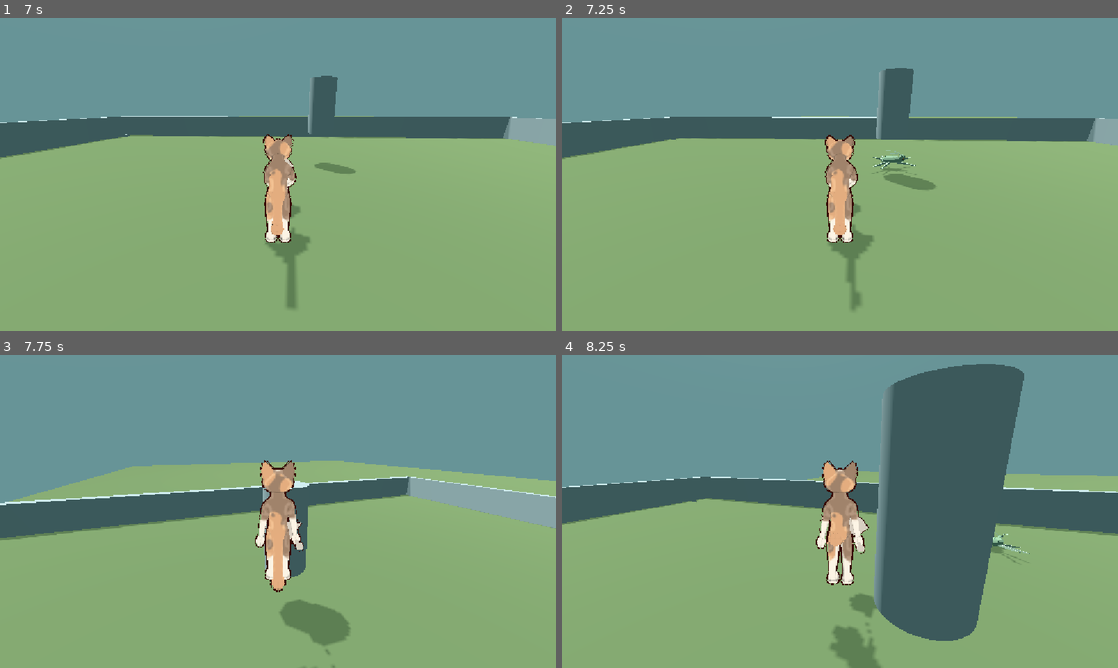
Above: before the commit, frames 1-4 (two rows, left to right).
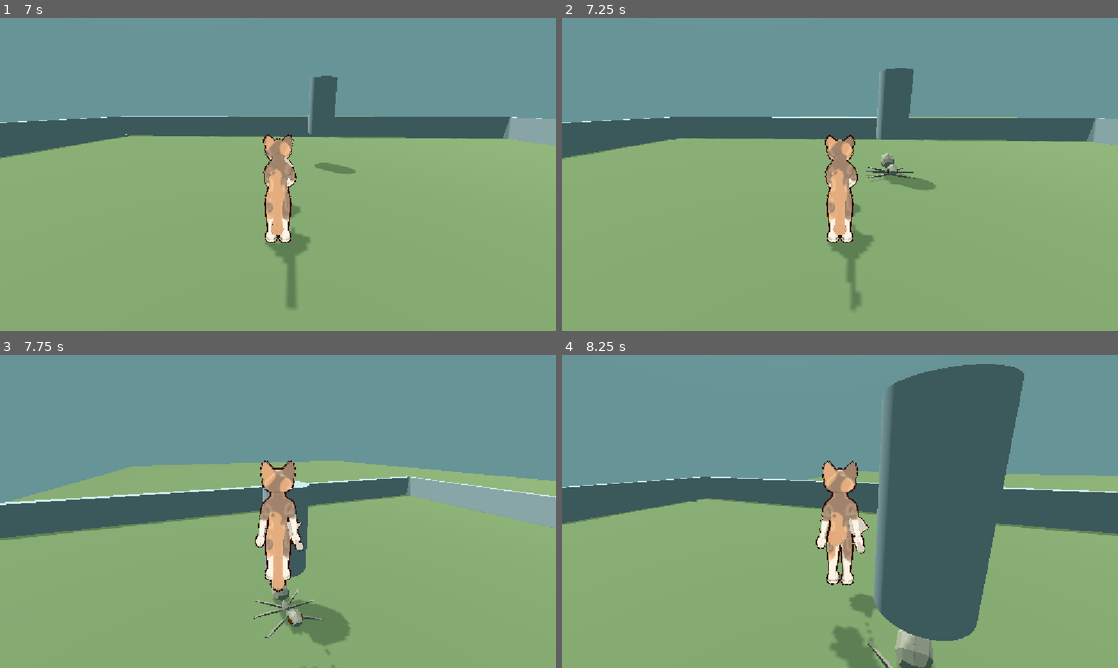
Above: after the commit, the same moments.

Repository: LaurenZeigler/Bug-Catcher
Game: Godot game, scene res://assets/_Scenes/Prototyping/Playground.tscn
The game is run twice, just before and just after one commit, with the same random seed, the same clock (stepped at 60 frames per second) and the same inputs.
Inputs (mouse positions are in pixels of both pictures, inside the frame that each line leads up to):
- Up to frame 1 (7 s): move the mouse to (272, 180) at 0.52 s; hold Ctrl (sneak) 0.53-1.28 s; hold W (move_up) 0.53-2.78 s; tap Space (jump) at 0.77, 1.52, 3.02, 3.77, 4.52, 6.02, 6.77 s; move the mouse to (316, 177) at 1.27 s; tap Shift (sprint) at 1.35, 5.85 s; move the mouse to (233, 171) at 2.02 s; hold E (use_tool) 2.03-2.78 s; move the mouse to (283, 174) at 2.77 s; hold A (move_left) 2.78-3.53 s; tap Ctrl (sneak) at 2.85 s; move the mouse to (255, 168) at 3.52 s; hold Shift (sprint) 3.53-4.28 s; hold W (move_up) 3.53-5.78 s; move the mouse to (305, 174) at 4.27 s; tap E (use_tool) at 4.35 s; move the mouse to (250, 174) at 5.02 s; hold Ctrl (sneak) 5.03-5.78 s; move the mouse to (289, 168) at 5.77 s; hold D (move_right) 5.78-6.53 s; move the mouse to (272, 180) at 6.52 s; hold W (move_up) from 6.53 s (still down); hold E (use_tool) from 6.53 s (still down)
- Up to frame 2 (7.25 s): keep holding W (move_up); keep holding E (use_tool)
- Up to frame 3 (7.75 s): keep holding W (move_up); move the mouse to (316, 514) at 7.27 s; release E (use_tool) at 7.28 s; tap Ctrl (sneak) at 7.35 s; tap Space (jump) at 7.52 s
- Up to frame 4 (8.25 s): keep holding W (move_up); move the mouse to (795, 508) at 8.02 s; hold Shift (sprint) from 8.03 s (still down)

Frame 1 is identical in both runs. In frame 2, 0.3% of the frame differs, in the area x 54-64%, y 42-54%; in frame 3, 0.5%; in frame 4, 0.7%, in the area x 50-85%, y 56-100%.

Commit message:
coding crashout, will fix wander rotation later

Diff:
--- a/bugc/assets/Bugs/bFunction/bugBehavior.gd
+++ b/bugc/assets/Bugs/bFunction/bugBehavior.gd
@@ -76,14 +76,15 @@
 
 
 func move_toward_target(move_speed):
-	var next_position
+	var next_position = nav_agent.target_position
 	var direction
-	next_position = nav_agent.target_position
 	direction = (next_position - transform.origin).normalized()
 	dir.x = direction.x * move_speed
 	dir.z = direction.z * move_speed
 	if direction.length() > 0:
-		var target_rotation = global_transform.looking_at(next_position).basis
+		#var nepo = Vector3(position.x, next_position.y, position.z) - next_position
+		var target_rotation = (global_transform.looking_at(global_position - next_position).basis)
+		print(target_rotation)
 		global_transform.basis = global_transform.basis.slerp(target_rotation,0.1)
 
 func run_from_target(target):
--- a/bugc/assets/_Scenes/Prototyping/Playground.tscn
+++ b/bugc/assets/_Scenes/Prototyping/Playground.tscn
@@ -6,6 +6,7 @@
 [ext_resource type="PackedScene" uid="uid://c67b40l25ukqc" path="res://assets/_Scenes/Prototyping/whiteboxObjects/whitebox_cube.tscn" id="3_btpeq"]
 [ext_resource type="PackedScene" uid="uid://cywxeqe0fpq6m" path="res://assets/Bugs/bFunction/bug_nest.tscn" id="4_a07t8"]
 [ext_resource type="PackedScene" uid="uid://cj6fdb4g15x4n" path="res://assets/Bugs/bBin/Solitary/aphid/Aphid.tscn" id="4_rk3c5"]
+[ext_resource type="PackedScene" uid="uid://d1hyt5u2fl4c" path="res://assets/Bugs/bBin/Solitary/ant/ant.tscn" id="6_4spru"]
 [ext_resource type="PackedScene" uid="uid://bxitgor7thwjp" path="res://assets/MainCharacter/Inventory/iBin/tools/tFunction/bait_base.tscn" id="6_btpeq"]
 [ext_resource type="PackedScene" uid="uid://c7p8c11v1ovjr" path="res://assets/Bugs/bBin/bugNodeTemplate.tscn" id="8_mxwkx"]
 [ext_resource type="PackedScene" uid="uid://ck32yamv1nkc8" path="res://assets/_Scenes/Prototyping/whiteboxObjects/whitebox_stairs.tscn" id="8_qsoa8"]
@@ -48,16 +49,13 @@
 
 [node name="BugNest" parent="." unique_id=85989814 instance=ExtResource("4_a07t8")]
 transform = Transform3D(1, 0, 0, 0, 1, 0, 0, 0, 1, -12.282652, 1.2991986, -35.510014)
-items = Array[PackedScene]([ExtResource("4_rk3c5")])
+items = Array[PackedScene]([ExtResource("4_rk3c5"), ExtResource("6_4spru"), ExtResource("8_mxwkx")])
 
 [node name="baitBase2" parent="." unique_id=687256536 instance=ExtResource("6_btpeq")]
 transform = Transform3D(1, 0, 0, 0, 1, 0, 0, 0, 1, -25.906578, 0.13118841, -30.961615)
 
 [node name="baitBase" parent="." unique_id=1865278169 instance=ExtResource("6_btpeq")]
 transform = Transform3D(1, 0, 0, 0, 1, 0, 0, 0, 1, -26.440876, 0.065594204, -26.121042)
-
-[node name="mainBug" parent="." unique_id=538178057 instance=ExtResource("8_mxwkx")]
-transform = Transform3D(1, 0, 0, 0, 1, 0, 0, 0, 1, 0, 1, 0)
 
 [node name="world" type="Node3D" parent="." unique_id=1781463784]
 
@@ -181,5 +179,3 @@
 transform = Transform3D(3.6629138, 0, 0, 0, 1, 0, 0, 0, 7.1595054, -47.459354, 2.8266792, -3.1811142)
 
 [node name="Labels" type="Node3D" parent="." unique_id=1206424638]
-
-[connection signal="bugcaught" from="mainBug" to="GAME_nodes/Play_Menu" method="_on_main_bug_bugcaught"]
